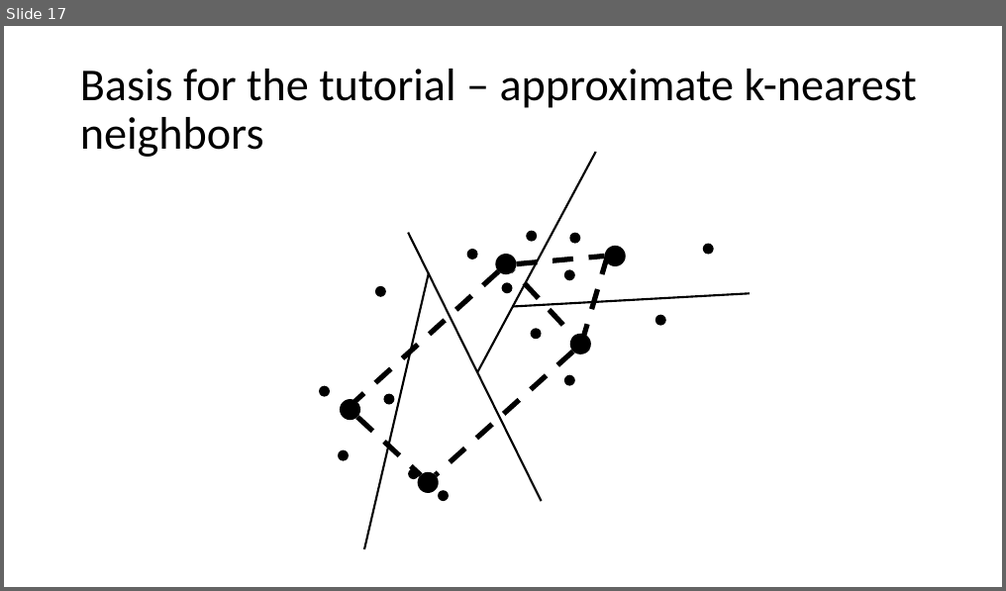
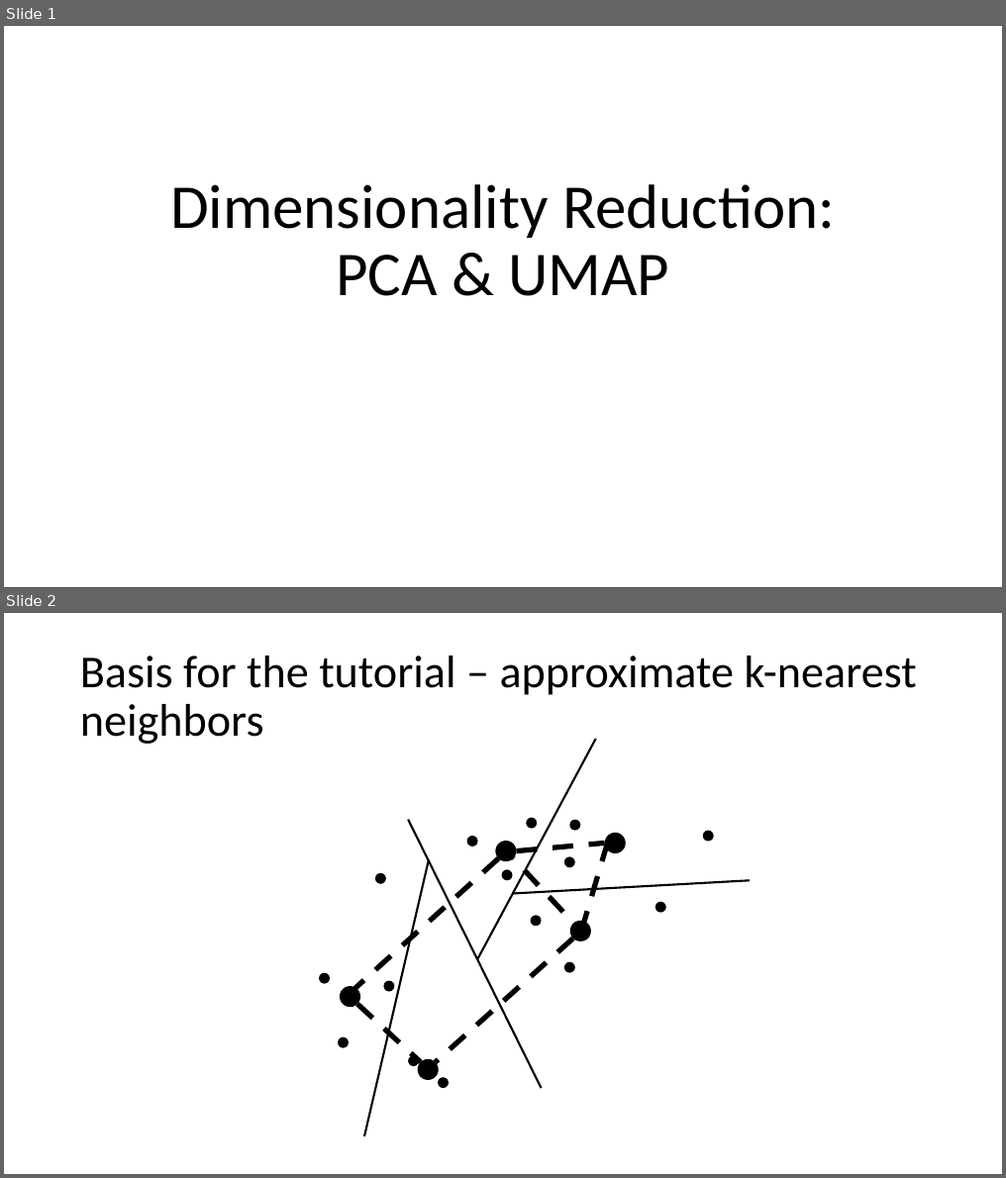
Before and after one commit to AnabelSMRuggiero/Dimensionality-Reduction-Tutorial, a slide deck: Presentation/Dimensionality-Reduction.pptm. Shown one above the other, each under a label of ours: slide 17 before the commit, slides 1 and 2 after it. The pictures are 1006x591 and 1006x1178 pixels, drawn with LibreOffice and Linux fonts; fonts in the diff are those of the drawing. Boxes give left, top, right and bottom in pixels: in the first picture for what was removed or moved away, otherwise in the second. Text is boxed around its words. In the diff, an @@ line names an element or a change of style, - is before the commit and + after.

```diff
--- a/Presentation/Dimensionality-Reduction.pptm
+++ b/Presentation/Dimensionality-Reduction.pptm
@@ slide 1 added at box(4, 26, 1002, 587), background #FFFFFF @@
@@ title added at box(170, 184, 835, 296), 60 pt, text #000000 @@
+Dimensionality Reduction:
+PCA & UMAP
@@ what was slide 17 is now slide 2 @@
```
Also in this commit, not shown: 5 other slides added, 3 slides removed, 4 other files.
